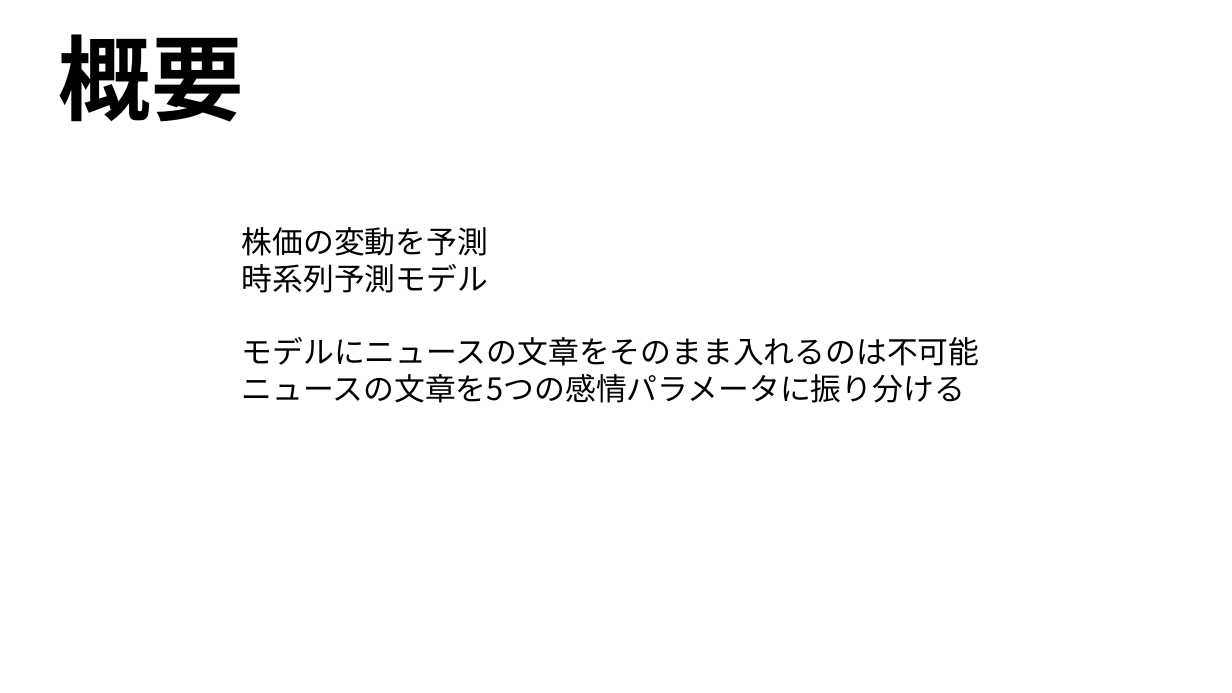
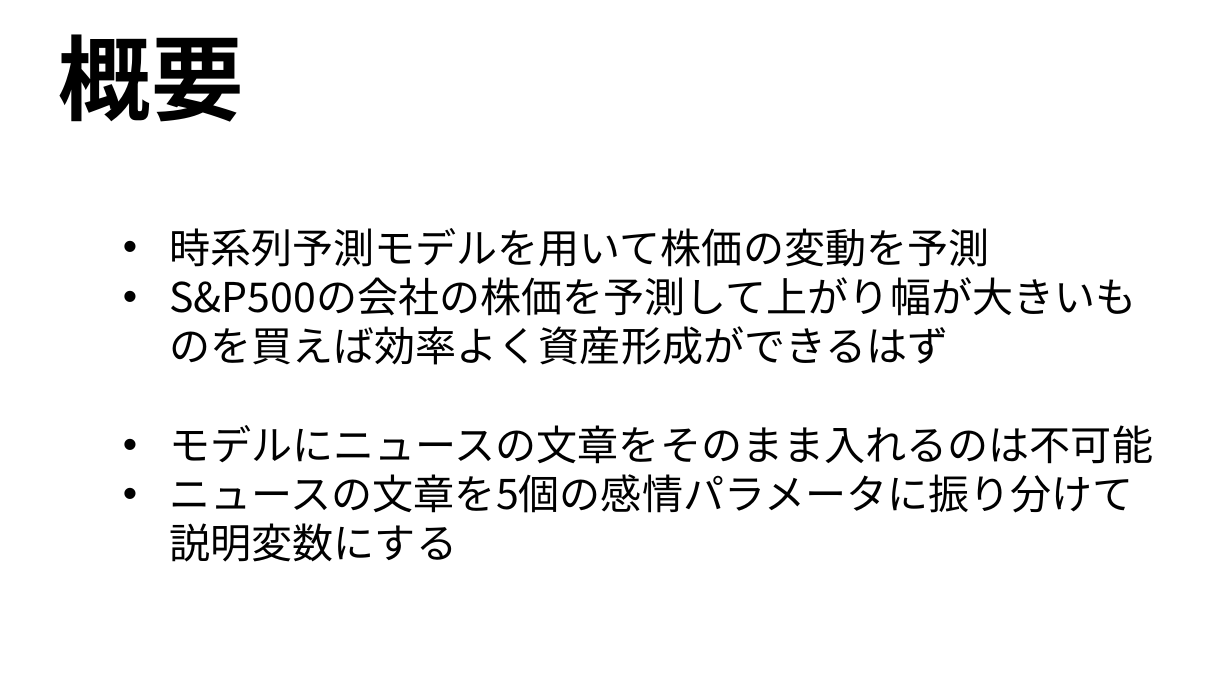
Before and after one commit to ryoww/PBL_stock, a slide deck: slide 5 of 中間発表.pptx (slide 4 before the commit). Drawn at 1232x693 pixels with LibreOffice and Linux fonts; fonts in the diff are those of the drawing. Boxes give left, top, right and bottom in pixels: in the first picture for what was removed or moved away, otherwise in the second. Text is boxed around its words. In the diff, an @@ line names an element or a change of style, - is before the commit and + after.

```diff
--- a/中間発表.pptx
+++ b/中間発表.pptx
@@ text "時系列予測モデルを用いて株価の変動を予測": place and size @@
-text "時系列予測モデルを用いて株価の変動を予測" at bbox=[242, 227, 980, 403]
+text "時系列予測モデルを用いて株価の変動を予測" at bbox=[169, 228, 1153, 513]
@@ text at bbox=[169, 228, 1136, 316]: text changed; size 24 to 32 pt @@
-株価の変動を予測
-時系列予測モデル
+• 時系列予測モデルを用いて株価の変動を予測
+• S&P500の会社の株価を予測して上がり幅が大きいものを買えば効率よく資産形成ができるはず
@@ text at bbox=[169, 425, 1153, 464]: size 24 to 32 pt in "モデルにニュースの文章をそのまま入れるのは不可能"; bullet none to • @@
@@ text at bbox=[169, 474, 1134, 513]: text changed; size 24 to 32 pt @@
-ニュースの文章を5つの感情パラメータに振り分ける
+• ニュースの文章を5個の感情パラメータに振り分けて説明変数にする
```
Also in this commit, not shown: 5 other slides changed, 2 slides added, 1 slide removed, 11 other files.
